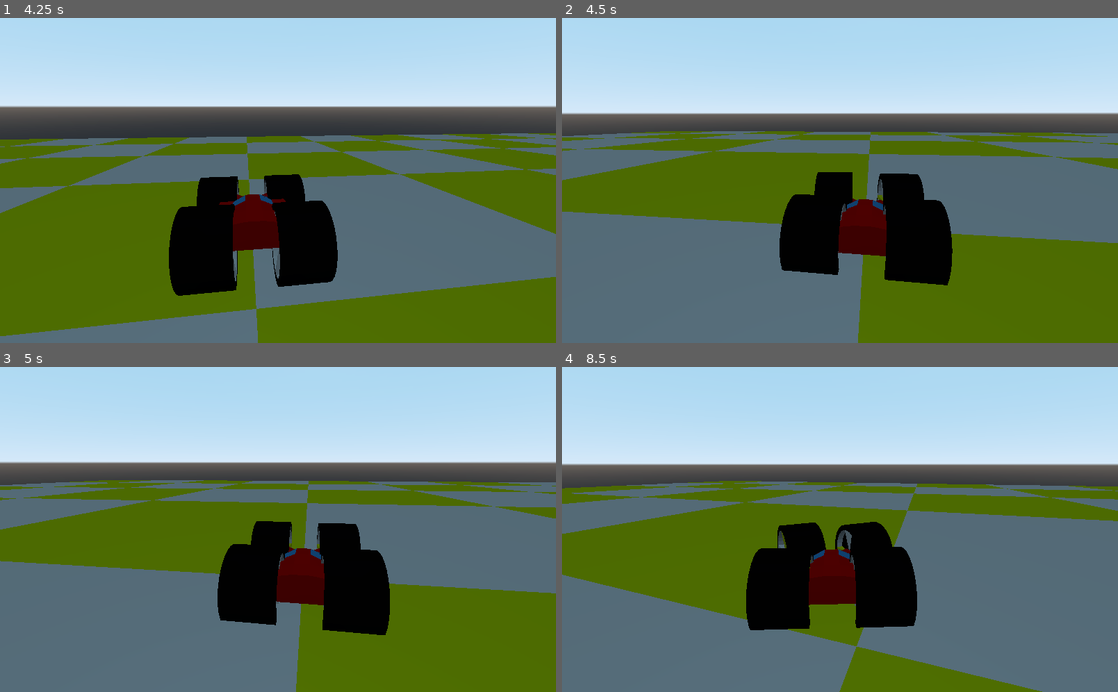
Above: before the commit, frames 1-4 (two rows, left to right).
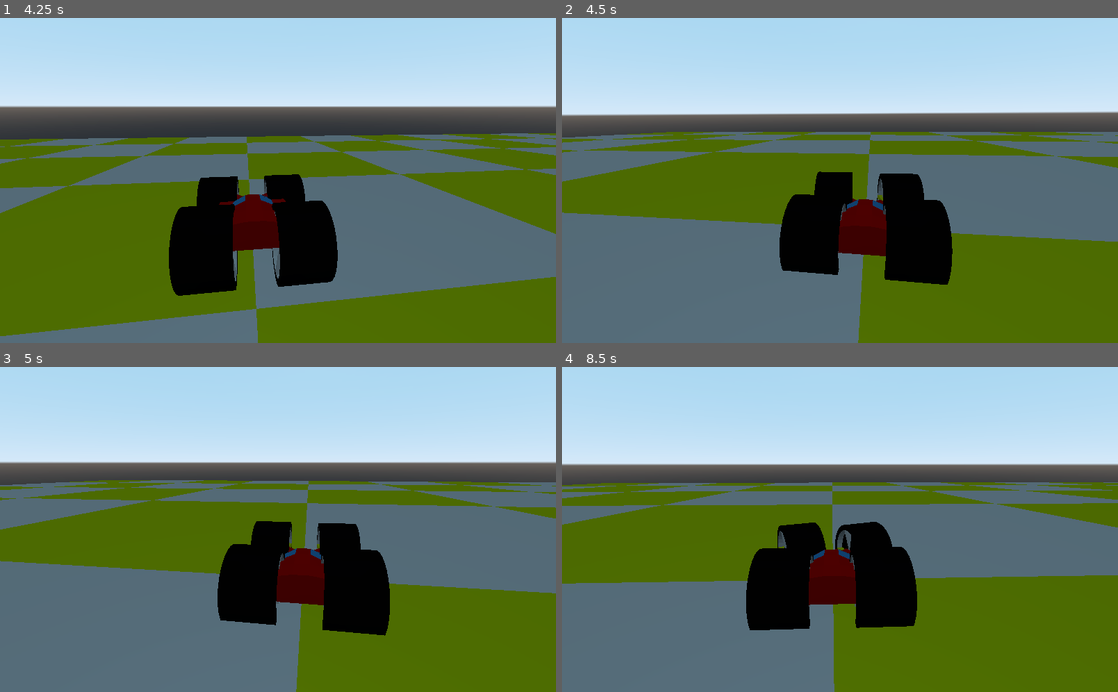
Above: after the commit, the same moments.

Repository: jilhoe63/L3DTEProject
Game: Godot game, scene res://Scenes/Test_scene.tscn
The game is run twice, just before and just after one commit, with the same random seed, the same clock (stepped at 60 frames per second) and the same inputs. The project has no main scene, so this scene is started directly.
Inputs (mouse positions are in pixels of both pictures, inside the frame that each line leads up to):
- Up to frame 1 (4.25 s): move the mouse to (305, 180) at 0.52 s; hold A (A) 0.53-1.28 s; move the mouse to (250, 180) at 1.27 s; tap D (D) at 1.35 s; move the mouse to (289, 174) at 2.02 s; hold S (S) 2.03-2.78 s; move the mouse to (272, 187) at 2.77 s; tap Space (SPACE) at 2.85 s; move the mouse to (316, 183) at 3.52 s; hold W (W) from 3.53 s (still down)
- Up to frame 2 (4.5 s): move the mouse to (795, 177) at 4.27 s; release W (W) at 4.28 s; tap A (A) at 4.35 s
- Up to frame 3 (5 s): no input
- Up to frame 4 (8.5 s): tap Enter at 5 s; move the mouse to (845, 529) at 5.02 s; hold D (D) 5.03-5.78 s; tap Space (SPACE) at 5.75 s; move the mouse to (817, 523) at 5.77 s; tap S (S) at 5.85 s; move the mouse to (867, 529) at 6.52 s; hold Space (SPACE) 6.53-7.28 s; move the mouse to (812, 529) at 7.27 s; tap W (W) at 7.35 s; move the mouse to (851, 523) at 8.02 s; hold A (A) from 8.03 s (still down)

Frame 1 is identical in both runs. In frame 2, 1.9% of the frame differs, in the area x 0-100%, y 28-100%; in frame 3, less than 0.1%; in frame 4, 21%, in the area x 0-100%, y 35-100%.

Commit message:
Test Works!
Yay
ja ja ja ja ja

Diff:
--- a/Scenes/Test_car.tscn
+++ b/Scenes/Test_car.tscn
@@ -11,7 +11,7 @@
 
 [node name="VehicleBody" type="VehicleBody" parent="."]
 transform = Transform( -1, 0, -8.74228e-08, 0, 1, 0, 8.74228e-08, 0, -1, 0, 0, 0 )
-mass = 1.0
+mass = 500.0
 engine_force = 500.0
 script = ExtResource( 3 )
 
